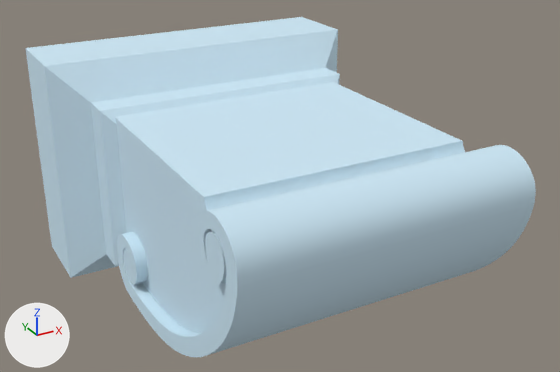
A saved change to the FBX model Unity Project/Giroux-CAP6117-SANC - crown/Assets/Models/LOD Headstones/PA-88-F.fbx.
The view is the same before and after, from a 50 mm camera at (-0.487, -1.263, 0.473) aimed at (0.023, -0.336, 0.009). The lights are fixed; the arrows at lower left show +X, +Y and +Z. The first picture is the older version. Objects named as collision shapes, trigger or cutter boxes, shadow casters or lower levels of detail are left out. Where no turn or scale is listed for an object, it has been applied to the vertices.

The first picture shows 'PA-88-F_LOD0'.
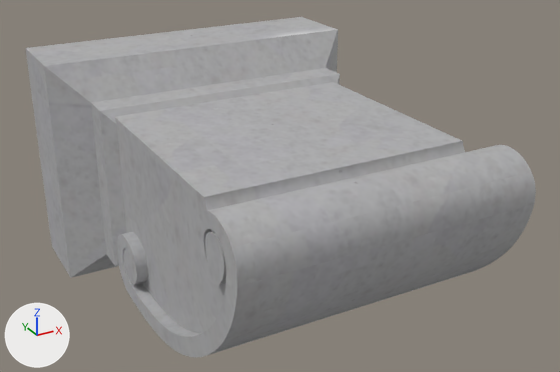
Edits to the bpy script that builds the scene:
```text
Add img_a_88_f_png:
    img_a_88_f_png = load_image('A-88-F.png', '../../Materials/LOD Headstone Mats/A-88-F.png', 1024, 1024, 'sRGB')
Add mat_0_615686_0_811765_0_929412_0_000000_0_193:
    mat_0_615686_0_811765_0_929412_0_000000_0_193 = principled_material('0.615686_0.811765_0.929412_0.000000_0.193')
    mat_0_615686_0_811765_0_929412_0_000000_0_193.texture = img_a_88_f_png
    mat_0_615686_0_811765_0_929412_0_000000_0_193.roughness = 0.859
Change me_mesh1:
    where me_mesh1.from_pydata(...)  # 3266 vertices, 6528 faces; spans x -0.254..0.254, y -0.656..0.0, z -0.178..0.178
    remove me_mesh1.materials.append(mat_0_615686_0_811765_0_929412_0_000000_0_000000)  # blue #cee9f7
    add me_mesh1.materials.append(mat_0_615686_0_811765_0_929412_0_000000_0_193)  # picture img_a_88_f_png
```

Boxes [x1, y1, x2, y2] around the edits, measured in the pictures (560 x 372 px):
'PA-88-F_LOD0', recoloured (blue to grey): [25, 17, 536, 357] in both
